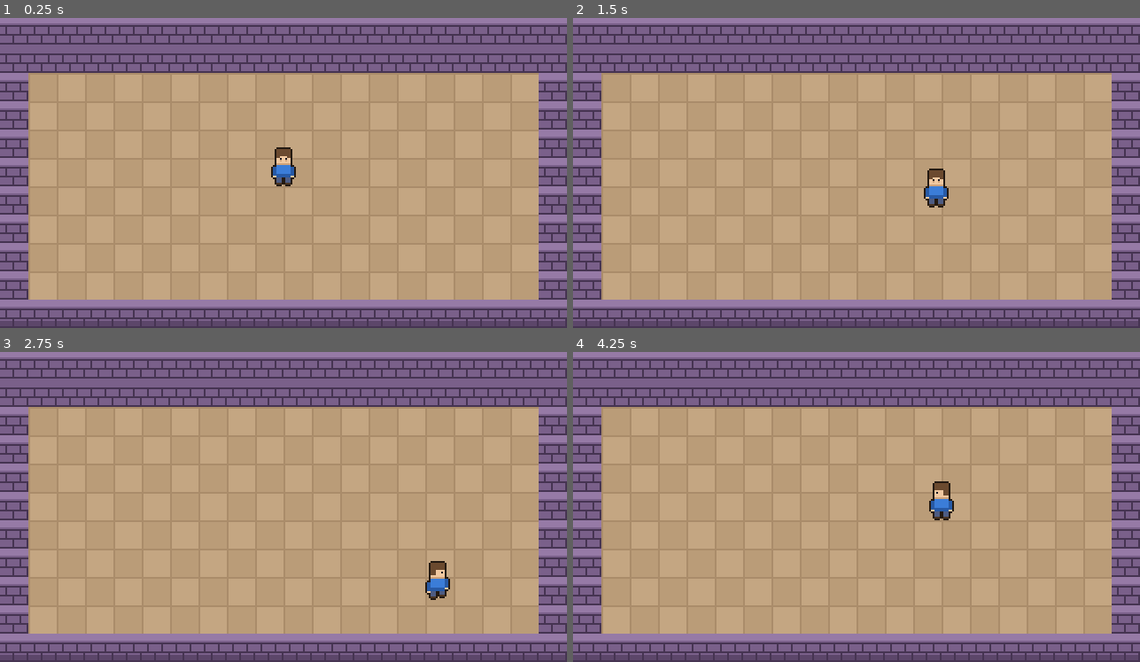
Above: before the commit, frames 1-4 (two rows, left to right).
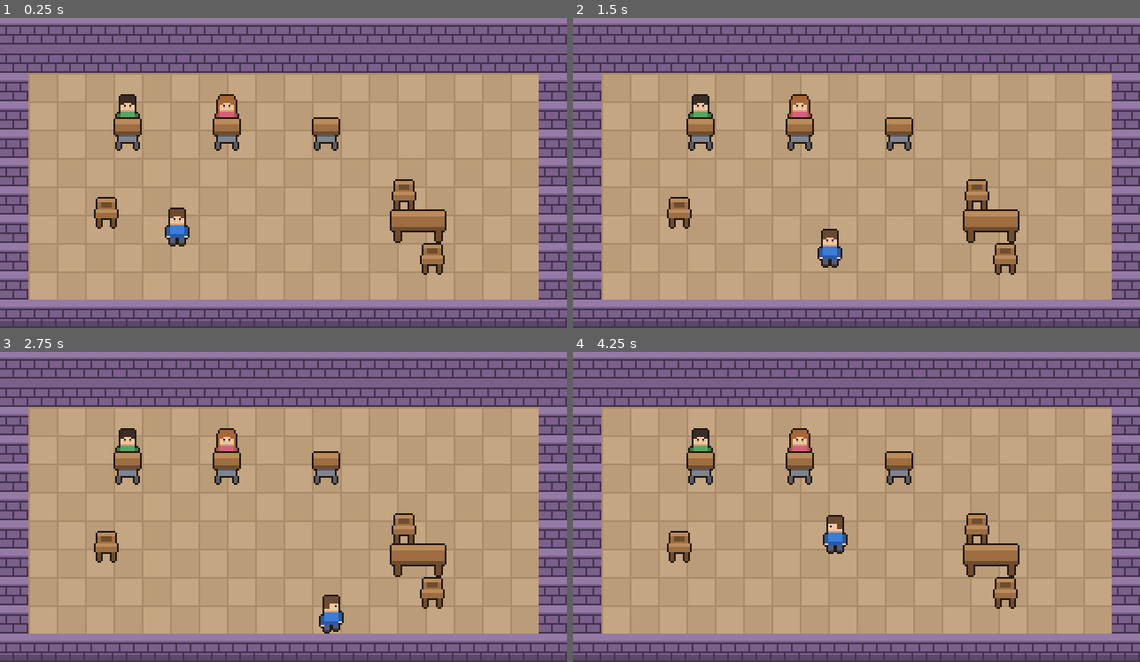
Above: after the commit, the same moments.

Repository: Mbottega16/EduSystem
Game: Godot game, scene res://scenes/main.tscn
Two runs of this game, one before a commit and one after it. Both use one fixed random seed, a clock stepped at 60 frames per second and the inputs below.
Inputs:
- Up to frame 1 (0.25 s): no input
- Up to frame 2 (1.5 s): tap Enter at 0.5 s; hold Right (ui_right) 0.53-1.28 s; hold Down (ui_down) from 1.28 s (still down)
- Up to frame 3 (2.75 s): release Down (ui_down) at 2.03 s; hold Right (ui_right) from 2.03 s (still down)
- Up to frame 4 (4.25 s): release Right (ui_right) at 2.78 s; hold Up (ui_up) 2.78-3.53 s; hold Left (ui_left) from 3.53 s (still down)

The runs differ from the first frame. In frame 1, 4.5% of the frame differs, in the area x 16-79%, y 24-83%; in frame 2, 4.5%; in frame 3, 4.1%; in frame 4, 4.5%.

Commit message:
Add student sprites and furniture
Two students (a boy and a girl) and three pieces of furniture: a chair, a
table and a desk. All three characters now come out of one drawing routine
with different palettes plus long_hair/skirt flags, rather than three
copies of the same code.

Furniture is solid, and blocks only at its BASE -- so you can walk behind a
table and have it hide your legs, which is what sells the 3/4 view.
Everything is positioned by where it meets the floor and the scene
y-sorts, so the player is drawn behind a desk above them and in front of
one below them. Verified by screenshot both ways.

Note on the harness that tested this: driving the game with a wall-clock
timer under-reported movement badly. Saving a screenshot blocks the main
thread, the next frame gets a huge delta, and Godot caps physics steps per
frame -- so three "seconds" of held input produced under one second of
travel and made the player look like it stopped short of obstacles it had
never reached. Timing by physics frames is the fix. The game was correct
throughout; only the test was wrong.

Co-Authored-By: Claude Opus 5 <noreply@anthropic.com>

Diff:
--- a/scripts/main.gd
+++ b/scripts/main.gd
@@ -1,11 +1,16 @@
 extends Node2D
 
-## Builds the room and drops the player in it.
+## Builds the room, its furniture and its people, and drops the player in.
 ##
-## The room is one pre-drawn image (art/room.png) with four invisible
-## collision walls laid over its border, rather than a TileMap. For a single
-## fixed room that is the whole job, and it keeps the project to two images
-## and two scripts.
+## The room is one pre-drawn image (art/room.png) with invisible collision
+## boxes laid over its walls, rather than a TileMap. For a single fixed room
+## that is the whole job.
+##
+## POSITION CONVENTION: every prop and character is positioned by the point
+## where it MEETS THE FLOOR, not by its centre. Godot's y-sorting compares
+## node positions, so having every sprite agree that "my position is my
+## feet" is what makes the player correctly walk in front of a desk that is
+## below them and behind one that is above them.
 
 const TILE := 16
 const ROOM_W := 20      # tiles — must match tools/make_art.py
@@ -13,10 +18,38 @@
 const WALL := 1         # thickness of the side/bottom walls, in tiles
 const TOP_WALL := 2     # the top wall is 2 tiles tall — see tools/make_art.py
 
+## Furniture: art name, floor position, and the footprint that blocks you.
+## The blocker is only the base of the piece — you can walk "behind" a table
+## so your legs are hidden by it, which is what sells the 3/4 view.
+const PROPS := [
+	{"art": "desk", "pos": Vector2(72, 76), "block": Vector2(14, 8)},
+	{"art": "desk", "pos": Vector2(128, 76), "block": Vector2(14, 8)},
+	{"art": "desk", "pos": Vector2(184, 76), "block": Vector2(14, 8)},
+	{"art": "table", "pos": Vector2(236, 128), "block": Vector2(30, 10)},
+	{"art": "chair", "pos": Vector2(228, 110), "block": Vector2(12, 7)},
+	{"art": "chair", "pos": Vector2(244, 146), "block": Vector2(12, 7)},
+	{"art": "chair", "pos": Vector2(60, 120), "block": Vector2(12, 7)},
+]
+
+## Students stand at the desks. They are scenery — they do not move.
+const STUDENTS := [
+	{"art": "student_boy", "pos": Vector2(72, 66)},
+	{"art": "student_girl", "pos": Vector2(128, 66)},
+]
+
 
 func _ready() -> void:
+	# Sort children by their Y position so things lower down the screen are
+	# drawn in front. Without this the player walks through furniture in the
+	# visual sense even though the collision stops them.
+	y_sort_enabled = true
+
 	_build_room()
 	_build_walls()
+	for p: Dictionary in PROPS:
+		_add_prop(p["art"], p["pos"], p["block"])
+	for s: Dictionary in STUDENTS:
+		_add_prop(s["art"], s["pos"], Vector2(10, 6), true)
 	_spawn_player()
 
 
@@ -28,9 +61,8 @@
 	add_child(floor_spr)
 
 
-## Four static boxes around the inside edge, matching the wall tiles drawn
-## into the image. Built from the same constants the art uses, so the
-## collision can't drift away from what the player can see.
+## Static boxes over the wall tiles drawn into the room image. Built from the
+## same constants the art uses, so collision can't drift from what's visible.
 func _build_walls() -> void:
 	var body := StaticBody2D.new()
 	add_child(body)
@@ -46,18 +78,37 @@
 		Rect2(w - t, 0, t, h),                # right
 	]
 	for r: Rect2 in boxes:
-		var shape := CollisionShape2D.new()
-		var rect := RectangleShape2D.new()
-		rect.size = r.size
-		shape.shape = rect
-		shape.position = r.position + r.size / 2.0
-		body.add_child(shape)
+		body.add_child(_box(r.size, r.position + r.size / 2.0))
+
+
+## One solid thing with a sprite: a desk, a chair, or a student.
+## `is_character` picks the standing, front-facing frame out of a 4x4 sheet.
+func _add_prop(art: String, floor_pos: Vector2, block: Vector2, is_character := false) -> void:
+	var body := StaticBody2D.new()
+	body.position = floor_pos
+
+	var spr := Sprite2D.new()
+	spr.texture = load("res://art/%s.png" % art)
+	spr.texture_filter = CanvasItem.TEXTURE_FILTER_NEAREST
+	if is_character:
+		spr.hframes = 4
+		spr.vframes = 4
+		spr.frame_coords = Vector2i(0, 0)   # facing the camera, standing
+	# Lift the art so its bottom edge sits on the node's position.
+	var h: float = float(spr.texture.get_height()) / (4.0 if is_character else 1.0)
+	spr.position = Vector2(0, -h / 2.0)
+	body.add_child(spr)
+
+	# The blocker sits at the base, so you bump into the legs of a table
+	# rather than into the air above it.
+	body.add_child(_box(block, Vector2(0, -block.y / 2.0)))
+	add_child(body)
 
 
 func _spawn_player() -> void:
 	var player := CharacterBody2D.new()
 	player.set_script(load("res://scripts/player.gd"))
-	player.position = Vector2(ROOM_W * TILE / 2.0, ROOM_H * TILE / 2.0)
+	player.position = Vector2(100, 130)
 
 	# The sprite and collision box are attached BEFORE the player enters the
 	# tree. player.gd resolves `$Sprite2D` with @onready, which fires the
@@ -69,19 +120,21 @@
 	spr.hframes = 4        # walk frames
 	spr.vframes = 4        # facings
 	spr.texture_filter = CanvasItem.TEXTURE_FILTER_NEAREST
-	# Lift the art so the character's FEET sit on its position, which is what
-	# the collision box is aligned to.
-	spr.position = Vector2(0, -4)
+	spr.position = Vector2(0, -12)      # bottom of the sprite on the node's feet
 	player.add_child(spr)
 
 	# A small box at the feet, not a body-sized one. Standing where the feet
 	# are is what makes a top-down character feel like it's in the room
 	# rather than floating against the walls.
+	player.add_child(_box(Vector2(10, 7), Vector2(0, -3.5)))
+
+	add_child(player)
+
+
+func _box(size: Vector2, at: Vector2) -> CollisionShape2D:
 	var shape := CollisionShape2D.new()
 	var rect := RectangleShape2D.new()
-	rect.size = Vector2(10, 7)
+	rect.size = size
 	shape.shape = rect
-	shape.position = Vector2(0, 4)
-	player.add_child(shape)
-
-	add_child(player)
+	shape.position = at
+	return shape
Binary file added: art/chair.png
Not shown, added: art/chair.png.import
Binary file added: art/desk.png
Not shown, added: art/desk.png.import
Binary file added: art/student_boy.png
Not shown, added: art/student_boy.png.import
Binary file added: art/student_girl.png
Not shown, added: art/student_girl.png.import
Binary file added: art/table.png
Not shown, added: art/table.png.import
Not shown, changed: README.md
Not shown, changed: tools/make_art.py
